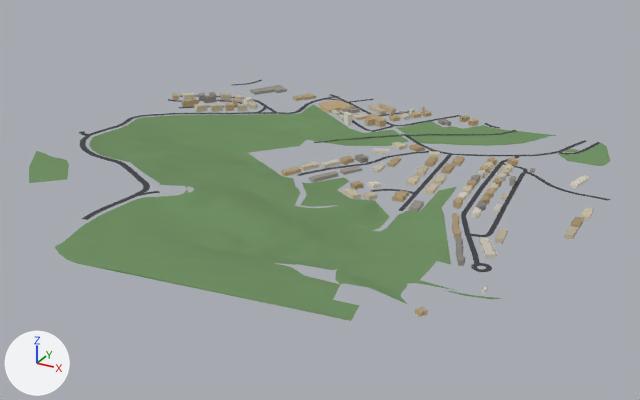
An edit to the glTF model public/tiles/tile_7_10.glb, drawn before and after from the same camera.
Before and after are seen from a camera (50 mm lens) standing at (-540.0, -674.0, 572.0) and looking at (-1155.0, 444.0, 14.0). Every picture has the same lights, and +X, +Y and +Z are marked at lower left. The first picture is the older version. Where no turn or scale is listed for an object, it has been applied to the vertices.

In view in the first picture: 'bld_7_10', 'grn_7_10', 'road_7_10'.
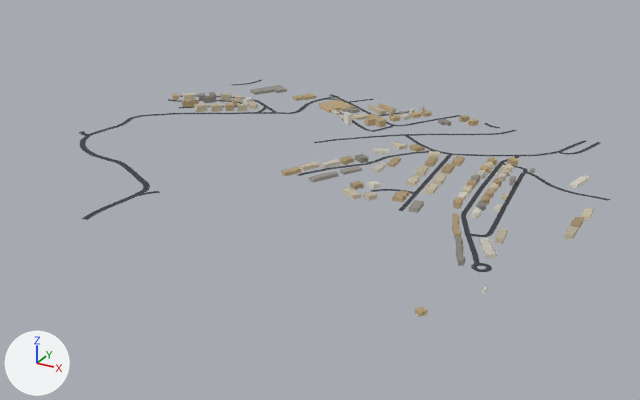
Where the change shows, as pixel boxes [x1, y1, x2, y2] in the pictures (640 x 400 px):
'grn_7_10', deleted (green)
    before: [29, 104, 611, 321]

Diff of the bpy script that builds the scene:
```diff
--- a/public/tiles/tile_7_10.glb.py
+++ b/public/tiles/tile_7_10.glb.py
@@ ob_grn_7_10 @@
-ob_grn_7_10 = bpy.data.objects.new('grn_7_10', me_grn_7_10)
-ob_grn_7_10.location = (-1163.0, 462.0, 57.0)
```
